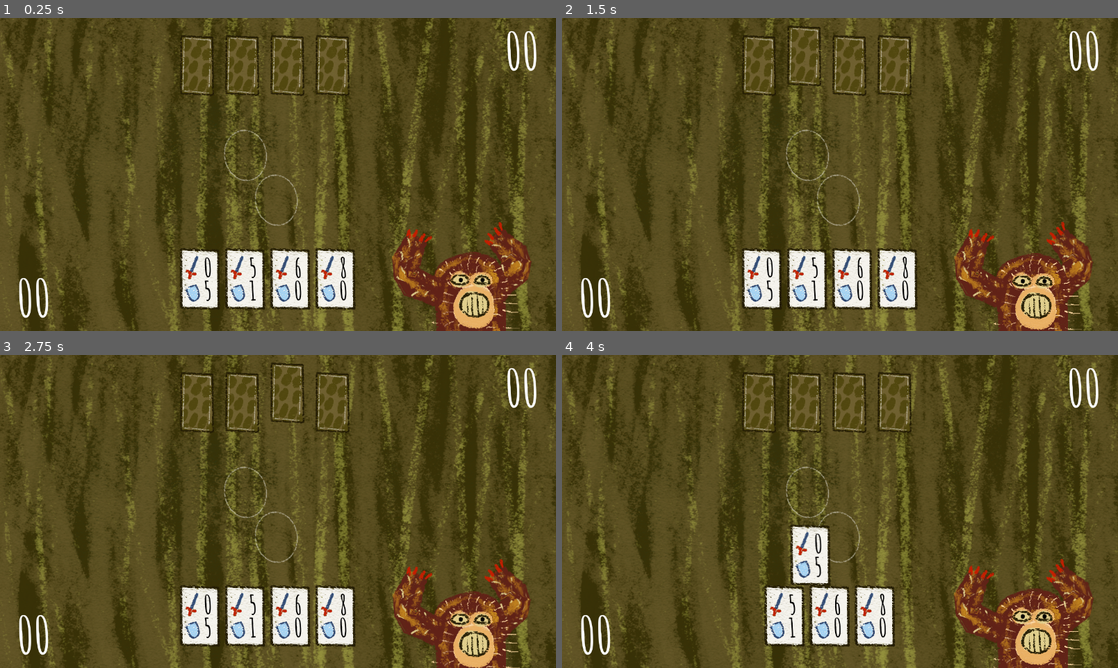
Above: before the commit, frames 1-4 (two rows, left to right).
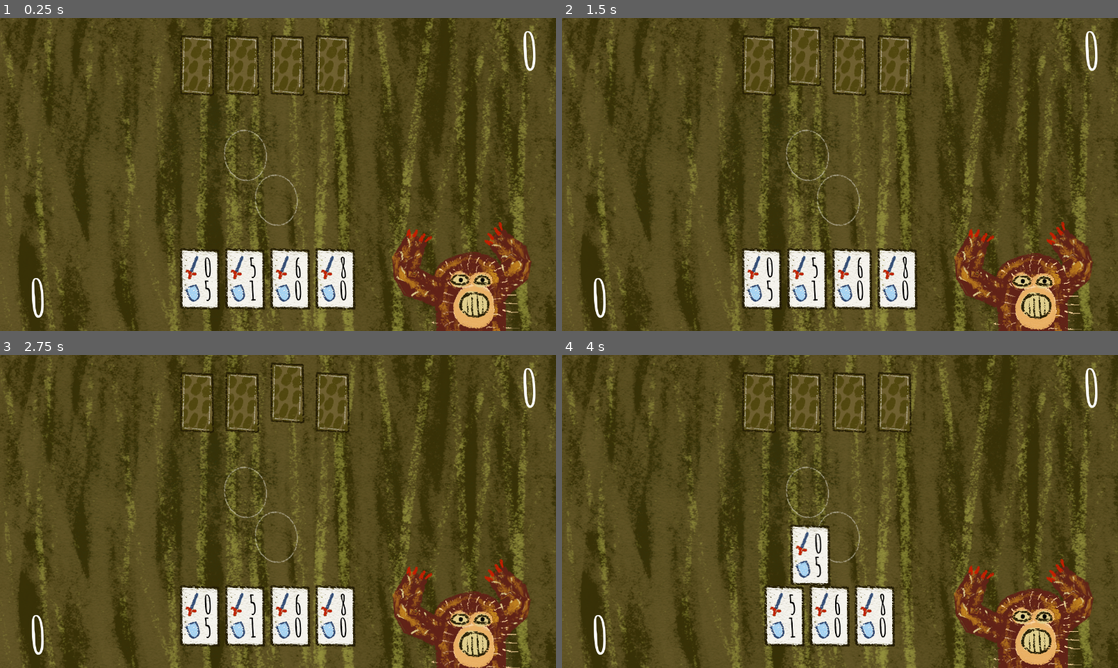
Above: after the commit, the same moments.

Repository: fguillen/The-Forest-Monster-and-the-Cards-Championship
Game: Godot game, scene res://scenes/combat.tscn
The game is run twice, just before and just after one commit, with the same random seed, the same clock (stepped at 60 frames per second) and the same inputs. This scene is started directly instead of the project's main scene. Sound files missing from this copy of the repository are replaced by a short silence.
Inputs (mouse positions are in pixels of both pictures, inside the frame that each line leads up to):
- Up to frame 1 (0.25 s): no input
- Up to frame 2 (1.5 s): tap Enter (ui_accept) at 0.5, 0.77 s; move the mouse to (762, 64) at 0.52 s; hold Right (ui_right) 0.53-1.28 s; click (762, 64) at 0.67 s; move the mouse to (806, 64) at 1.27 s; hold Down (ui_down) from 1.28 s (still down); click (806, 64) at 1.42 s
- Up to frame 3 (2.75 s): tap Enter (ui_accept) at 1.52 s; move the mouse to (289, 401) at 2.02 s; release Down (ui_down) at 2.03 s; hold Right (ui_right) from 2.03 s (still down); click (289, 401) at 2.17 s
- Up to frame 4 (4 s): move the mouse to (895, 401) at 2.77 s; release Right (ui_right) at 2.78 s; hold Up (ui_up) 2.78-3.53 s; click (895, 401) at 2.92 s; tap Enter (ui_accept) at 3.02, 3.77 s; move the mouse to (762, 614) at 3.52 s; hold Left (ui_left) from 3.53 s (still down); click (762, 614) at 3.67 s

The runs differ from the first frame. In frame 1, 0.7% of the frame differs, in the area x 3-97%, y 4-96%; in frame 2, 0.7%; in frame 3, 0.7%; in frame 4, 0.7%.

Commit message:
Points: 0

Diff:
--- a/scenes/combat.tscn
+++ b/scenes/combat.tscn
@@ -316,7 +316,7 @@
 grow_horizontal = 0
 theme = ExtResource("5_quaxg")
 theme_override_font_sizes/font_size = 120
-text = "00"
+text = "0"
 horizontal_alignment = 2
 
 [node name="PointsMonsterLabel" type="Label" parent="."]
@@ -329,7 +329,7 @@
 grow_vertical = 0
 theme = ExtResource("5_quaxg")
 theme_override_font_sizes/font_size = 120
-text = "00"
+text = "0"
 horizontal_alignment = 2
 
 [node name="Effects" type="Node2D" parent="."]
